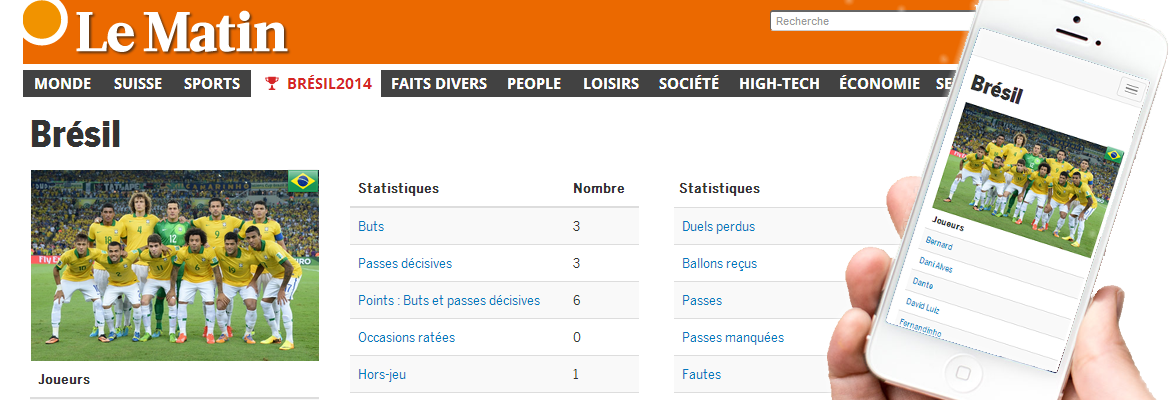
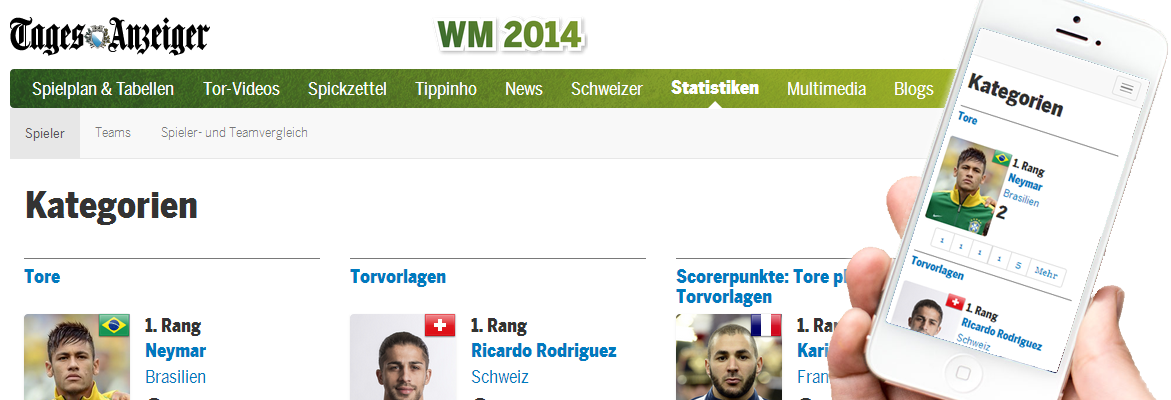
Two versions of the same layered image (1171px x 400px). Layer-by-layer changes:
hid group "bild 3" (5 layers) over [10, 0, 1149, 400]
showed group "Bild 1" (3 layers) over [10, 0, 1149, 400]
